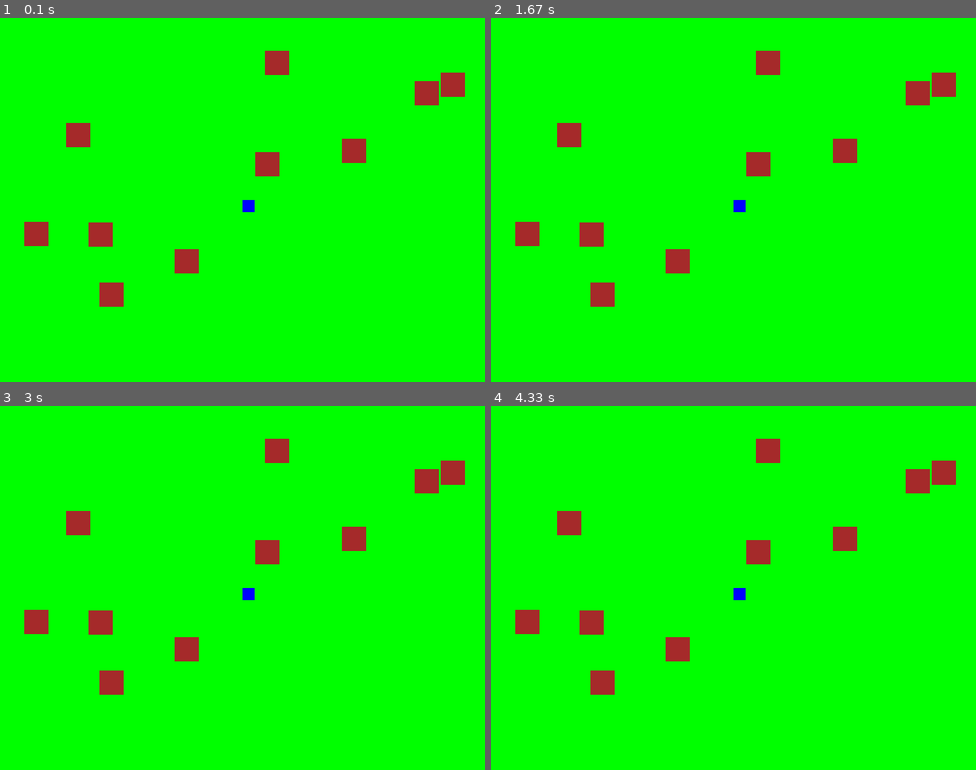
Above: before the commit, frames 1-4 (two rows, left to right).
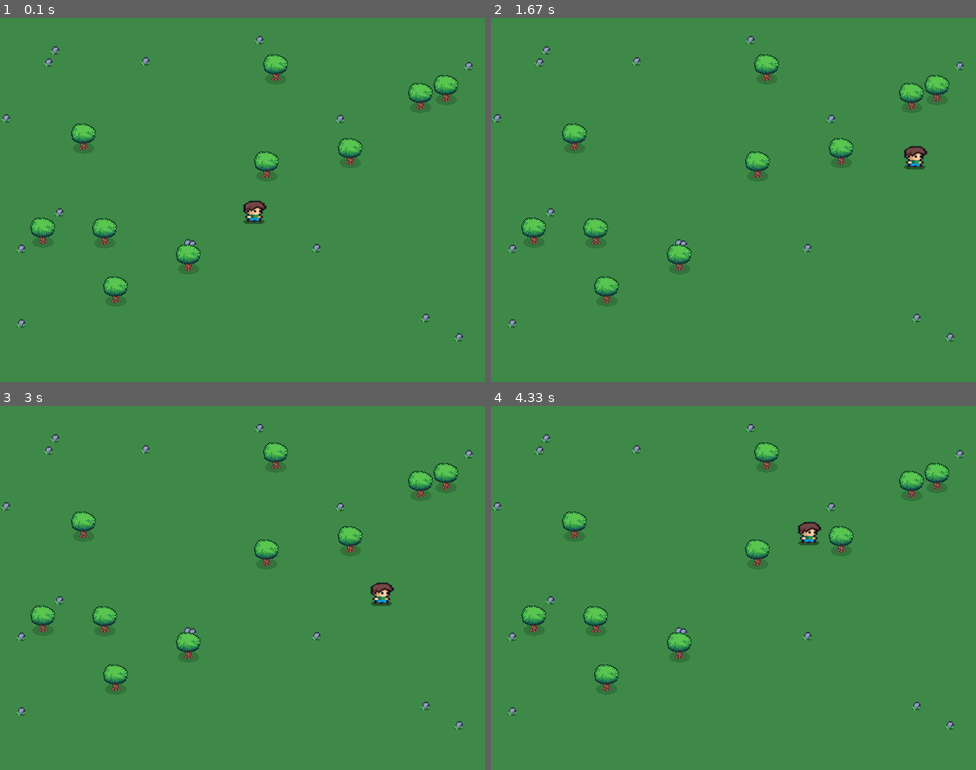
Above: after the commit, the same moments.

Repository: OctavioRdz17/Pygame_supervivencia
Game: pygame game, started from main.py
Two runs of this game, one before a commit and one after it. Both use one fixed random seed, a clock stepped at 60 frames per second and the inputs below.
Inputs:
- Up to frame 1 (0.1 s): no input
- Up to frame 2 (1.67 s): hold E 0.33-0.8 s; hold D 0.33-0.8 s; hold D 0.83-1.3 s; hold W 1.33-1.63 s
- Up to frame 3 (3 s): hold D 1.67-2.13 s; hold A 2.17-2.7 s; hold S from 2.73 s (still down)
- Up to frame 4 (4.33 s): release S at 3.03 s; hold A 3.07-3.47 s; hold W 3.5-3.87 s; hold D from 3.9 s (still down)

The runs differ from the first frame. In frame 1, 100% of the frame differs, in the area x 0-100%, y 0-100%; in frame 2, 100%; in frame 3, 100%; in frame 4, 100%.

Commit message:
adding is near and interact

Diff:
--- a/character.py
+++ b/character.py
@@ -1,19 +1,51 @@
 import pygame
 import constants
+import os
+from elements import Tree, SmallStone
+from world import World
 
 class Character:
     def __init__(self,x,y):
         self.x = x
         self.y = y
-        self.size = 20
         self.inventory = {"wood":0,"stone":0,"food":0}
+        image_path = os.path.join('assets','images','character','character.png')
+        self.image = pygame.image.load(image_path).convert_alpha()
+        self.image = pygame.transform.scale(self.image,(constants.CHARACTER_SIZE,constants.CHARACTER_SIZE))
+        self.size = self.image.get_width()
+
+    def draw(self,screen):
+        screen.blit(self.image,(self.x,self.y))
+
+    def move(self,dx,dy,world):
+        # nuevas coordenadas
+        new_x = self.x + dx
+        new_y = self.y + dy
+
+        for tree in world.trees:
+            if self.check_collision(new_x,new_y,tree):
+                return
+
+        self.x = new_x
+        self.y = new_y
+        self.x = max(0, min(self.x, constants.WIDTH - self.size))
+        self.y = max(0, min(self.y, constants.HEIGHT - self.size))
 
 
-    def draw(self,screen):
-        pygame.draw.rect(screen,constants.BLUE,(self.x,self.y,self.size,self.size))
+    def check_collision(self,x,y,obj):
 
-    def move(self,dx,dy):
-        self.x += dx
-        self.y += dy
-        self.x = max(0, min(self.x, constants.WIDTH - self.size))
-        self.y = max(0, min(self.y, constants.HEIGHT - self.size))
+        return (x < obj.x + obj.size and x + self.size > obj.x and
+                y < obj.y + obj.size and y + self.size > obj.y)
+
+    def is_near(self,obj):
+        return (abs(self.x - obj.x) <= max(self.size , obj.size) and
+                abs(self.y - obj.y) <= max(self.size , obj.size))
+
+    def interact (self,world):
+        for tree  in world.trees:
+            if self.is_near(tree):
+                print("Estoy cerca de un arbol")
+
+        for stone in world.small_stones:
+            if self.is_near(stone):
+                print("Estoy cerca de una piedra")
--- a/constants.py
+++ b/constants.py
@@ -8,3 +8,10 @@
 GREEN = (0, 255, 0)
 BLUE = (0, 0, 255)
 BROWN = (165, 42, 42)
+
+# Tamaño del personaje
+
+CHARACTER_SIZE = 40
+GRASS_SIZE = 64
+TREE_SIZE = 64
+SMALL_STONE_SIZE = 16
--- a/elements.py
+++ b/elements.py
@@ -1,13 +1,31 @@
 import constants
 import pygame
+import os
 
 
 class Tree:
     def __init__(self, x, y):
         self.x = x
         self.y = y
-        self.size = 40
+        self.size = constants.TREE_SIZE
         self.wood = 5
+        tree_path = os.path.join('assets','images','objects','tree.png')
+        self.tree = pygame.image.load(tree_path).convert_alpha()
+        self.tree = pygame.transform.scale(self.tree, (self.size, self.size))
 
     def draw(self, screen):
-        pygame.draw.rect(screen, constants.BROWN, (self.x, self.y, self.size, self.size))
+        screen.blit(self.tree, (self.x, self.y))
+
+
+class SmallStone:
+    def __init__(self, x, y):
+        self.x = x
+        self.y = y
+        self.size = constants.SMALL_STONE_SIZE
+        self.stone = 1
+        small_stone_path = os.path.join('assets','images','objects','small_stone.png')
+        self.stone = pygame.image.load(small_stone_path).convert_alpha()
+        self.stone = pygame.transform.scale(self.stone, (self.size , self.size))
+
+    def draw(self, screen):
+        screen.blit(self.stone, (self.x, self.y))
--- a/main.py
+++ b/main.py
@@ -10,7 +10,7 @@
 
 # Configurar la ventana
 screen = pygame.display.set_mode((constants.WIDTH, constants.HEIGHT))
-pygame.display.set_caption("Simulador de Supervivencia")
+pygame.display.set_caption("Fichicraft")
 
 
 def main():
@@ -23,16 +23,19 @@
             if event.type == pygame.QUIT:
                 pygame.quit()
                 sys.exit()
+            if event.type == pygame.KEYDOWN:
+                if event.key == pygame.K_e:
+                    character.interact(world)
 
         keys = pygame.key.get_pressed()
-        if keys[pygame.K_LEFT]:
-            character.move(-5,0)
-        if keys[pygame.K_RIGHT]:
-            character.move(5,0)
-        if keys[pygame.K_UP]:
-            character.move(0,-5)
-        if keys[pygame.K_DOWN]:
-            character.move(0,5)
+        if keys[pygame.K_a]:
+            character.move(-5,0,world)
+        if keys[pygame.K_d]:
+            character.move(5,0,world)
+        if keys[pygame.K_w]:
+            character.move(0,-5,world)
+        if keys[pygame.K_s]:
+            character.move(0,5,world)
 
 
 
--- a/world.py
+++ b/world.py
@@ -1,16 +1,37 @@
 import pygame
 import constants
-from elements import Tree
+from elements import Tree, SmallStone
 import random
+import os
 
 class World:
     def __init__(self, width, height):
         self.width = width
         self.height = height
-        self.trees = [Tree(random.randint(0, width-40),
-                           random.randint(0, height-40)) for _ in range(10)]
+
+        # Crear arboles aleatorios
+        self.trees = [Tree(random.randint(0, width-constants.TREE_SIZE),
+                           random.randint(0, height-constants.TREE_SIZE)) for _ in range(10)]
+
+        # Crear piedras aleatorias
+        self.small_stones = [SmallStone(random.randint(0, width-constants.SMALL_STONE_SIZE),
+                           random.randint(0, height-constants.SMALL_STONE_SIZE)) for _ in range(15)]
+
+
+        grass_path = os.path.join('assets','images','objects','grass.png')
+        self.grass_image = pygame.image.load(grass_path).convert()
+        self.grass_image = pygame.transform.scale(self.grass_image, (constants.GRASS_SIZE, constants.GRASS_SIZE))
+
+
 
     def draw(self, screen):
-        screen.fill(constants.GREEN)
+
+        for y in range(0, self.height, constants.GRASS_SIZE):
+            for x in range(0, self.width, constants.GRASS_SIZE):
+                screen.blit(self.grass_image, (x, y))
+
+        for small_stone in self.small_stones:
+            small_stone.draw(screen)
+
         for tree in self.trees:
             tree.draw(screen)
Binary file added: assets/images/character/character.png
Binary file added: assets/images/objects/grass.png
Binary file added: assets/images/objects/small_stone.png
Binary file added: assets/images/objects/tree.png
Not shown, added: .gitignore
